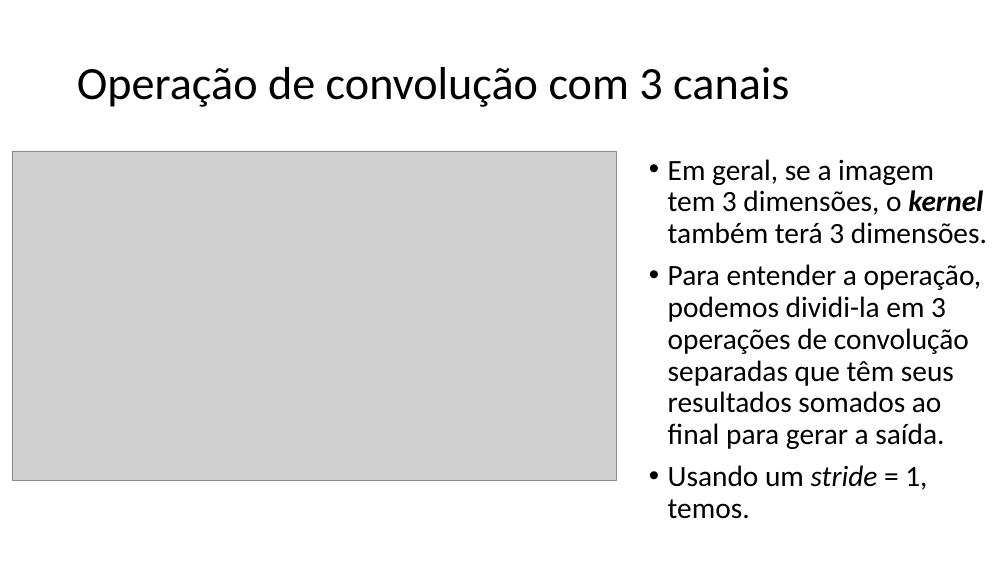
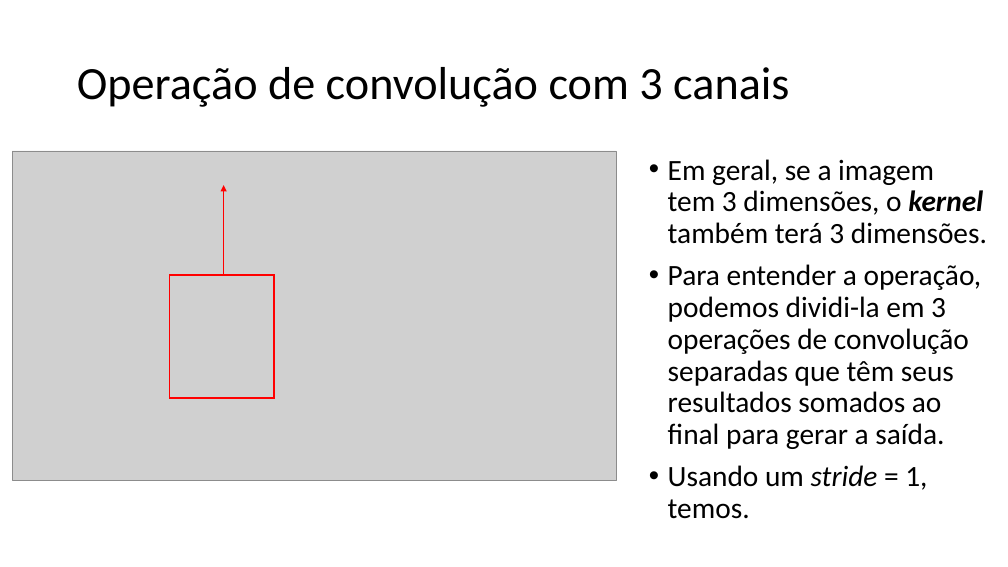
Before and after one commit to zz4fap/tp557-iot-ml, a slide deck: slide 19 of slides/TP557_12_Introduzindo_convoluções.pptx (slide 16 before the commit). Drawn at 1008x567 pixels with LibreOffice and Linux fonts; fonts in the diff are those of the drawing; grey boxes stand for pictures. Boxes give left, top, right and bottom in pixels: in the first picture for what was removed or moved away, otherwise in the second. Text is boxed around its words. In the diff, an @@ line names an element or a change of style, - is before the commit and + after.

```diff
--- a/slides/TP557_12_Introduzindo_convoluções.pptx
+++ b/slides/TP557_12_Introduzindo_convoluções.pptx
@@ arrow added from (224, 275) to (224, 185), #FF0000 0.5 pt @@
@@ rectangle added at (x1=169, y1=275, x2=274, y2=398), outline #FF0000 1.5 pt @@
```
Also in this commit, not shown: 2 other slides changed, 11 slides added, 2 slides removed, 3 other files.
